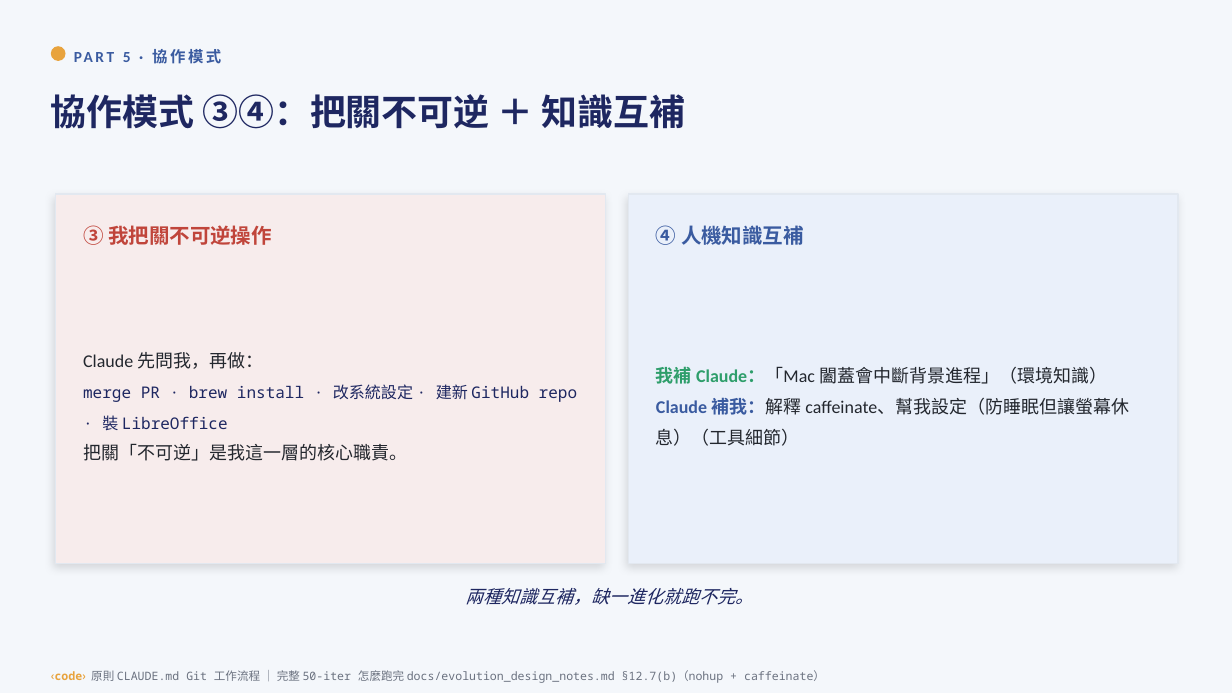
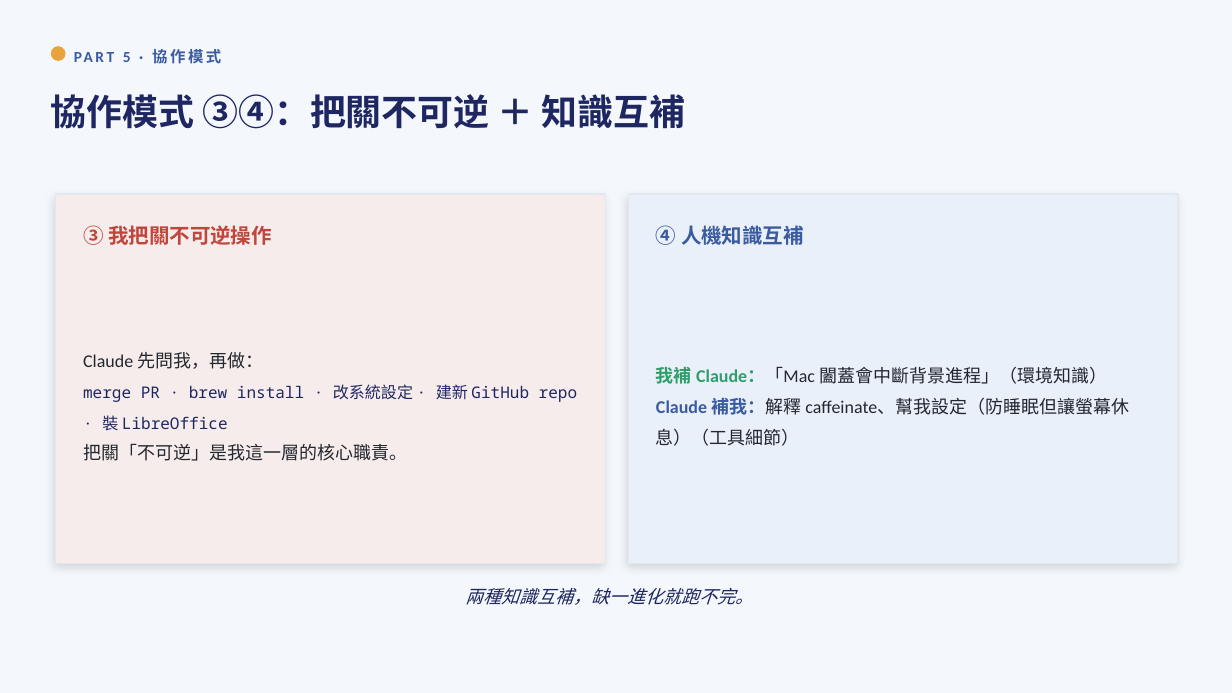
Before and after one commit to yuchieh/AgentSocietyChallenge_OpenEvolve, a slide deck: slide 19 of docs/slides/人AI進化_整合教學投影片.pptx. Drawn at 1232x693 pixels with LibreOffice and Linux fonts; fonts in the diff are those of the drawing. Boxes give left, top, right and bottom in pixels: in the first picture for what was removed or moved away, otherwise in the second. Text is boxed around its words. In the diff, an @@ line names an element or a change of style, - is before the commit and + after.

```diff
--- a/docs/slides/人AI進化_整合教學投影片.pptx
+++ b/docs/slides/人AI進化_整合教學投影片.pptx
@@ text removed at [51, 670, 825, 683] @@
-‹code› 原則 CLAUDE.md Git 工作流程 ｜ 完整 50-iter 怎麼跑完 docs/evolution_design_notes.md §12.7(b)（nohup + caffeinate）
```
Also in this commit, not shown: 10 other slides changed, 1 other file.
